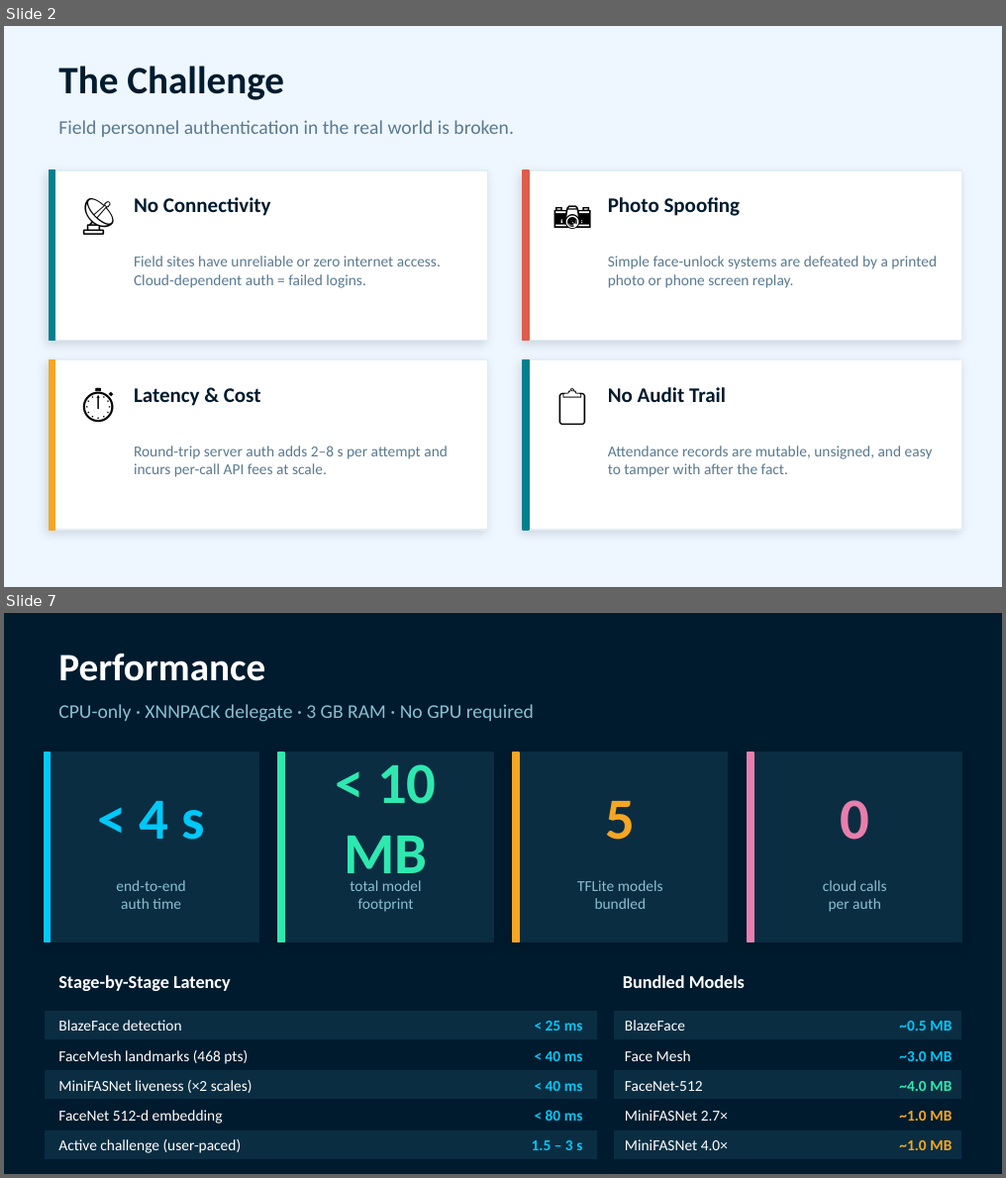
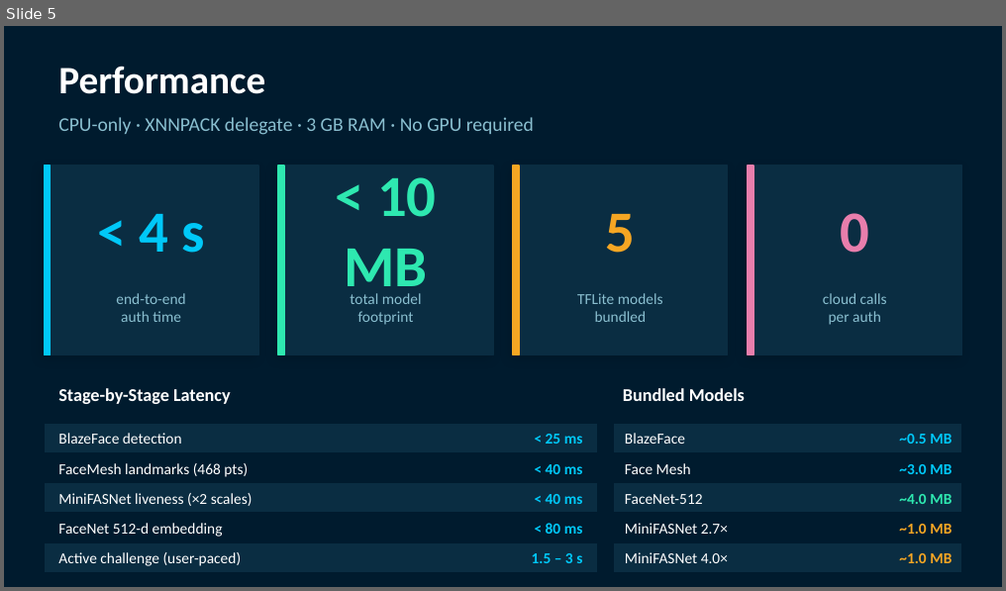
Before and after one commit to aashup/face-auth, a slide deck: react-native-offline-face-auth.pptx. Shown one above the other, each under a label of ours: slides 2 and 7 before the commit, slide 5 after it; the slides between them are not shown. The pictures are 1006x1178 and 1006x591 pixels, drawn with LibreOffice and Linux fonts; fonts in the diff are those of the drawing. Boxes give left, top, right and bottom in pixels: in the first picture for what was removed or moved away, otherwise in the second. Text is boxed around its words. In the diff, an @@ line names an element or a change of style, - is before the commit and + after.

```diff
--- a/react-native-offline-face-auth.pptx
+++ b/react-native-offline-face-auth.pptx
@@ slide 2 removed at [4,26,1002,587], background #EEF6FF @@
@@ text removed at [58,66,284,100] @@
-The Challenge
@@ text removed at [58,120,513,137] @@
-Field personnel authentication in the real world is broken.
@@ rectangle removed at [49,171,488,341] @@
@@ rectangle removed at [49,171,54,341] @@
@@ rectangle removed at [523,171,962,341] @@
@@ rectangle removed at [523,171,529,341] @@
@@ text removed at [71,185,126,241] @@
-📡
@@ text removed at [134,197,271,216] @@
-No Connectivity
@@ text removed at [545,185,600,241] @@
-📷
@@ text removed at [608,197,741,216] @@
-Photo Spoofing
@@ text removed at [134,256,441,288] @@
-Field sites have unreliable or zero internet access. Cloud-dependent auth = failed logins.
@@ text removed at [608,256,937,288] @@
-Simple face-unlock systems are defeated by a printed photo or phone screen replay.
@@ rectangle removed at [49,361,488,530] @@
@@ rectangle removed at [49,361,54,530] @@
@@ text removed at [71,375,126,430] @@
-⏱
@@ rectangle removed at [523,361,962,530] @@
@@ rectangle removed at [523,361,529,530] @@
@@ text removed at [545,375,600,430] @@
-📋
@@ text removed at [134,388,261,406] @@
-Latency & Cost
@@ text removed at [608,387,726,402] @@
-No Audit Trail
@@ text removed at [134,446,448,477] @@
-Round-trip server auth adds 2–8 s per attempt and incurs per-call API fees at scale.
@@ text removed at [608,446,933,477] @@
-Attendance records are mutable, unsigned, and easy to tamper with after the fact.
@@ what was slide 7 is now slide 5 @@
```
Also in this commit, not shown: 4 slides changed, 1 other slide removed, 1 other file.
